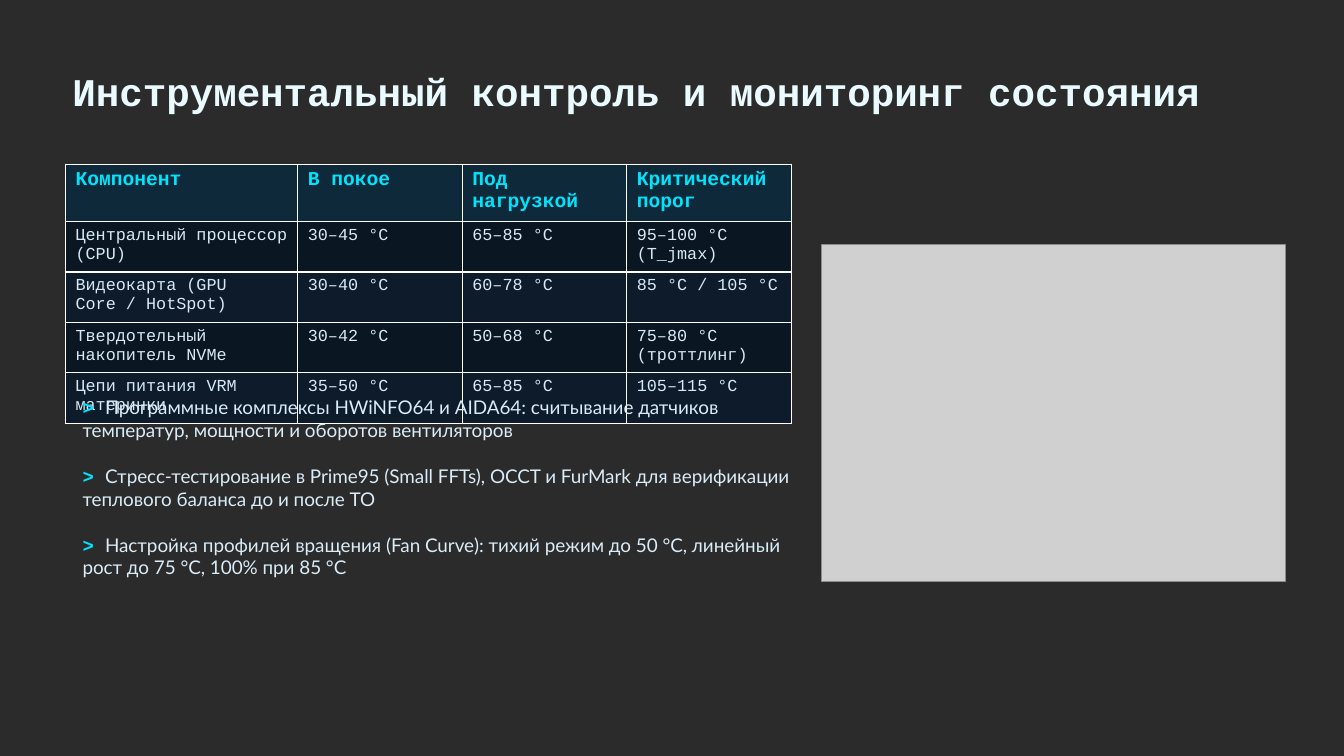
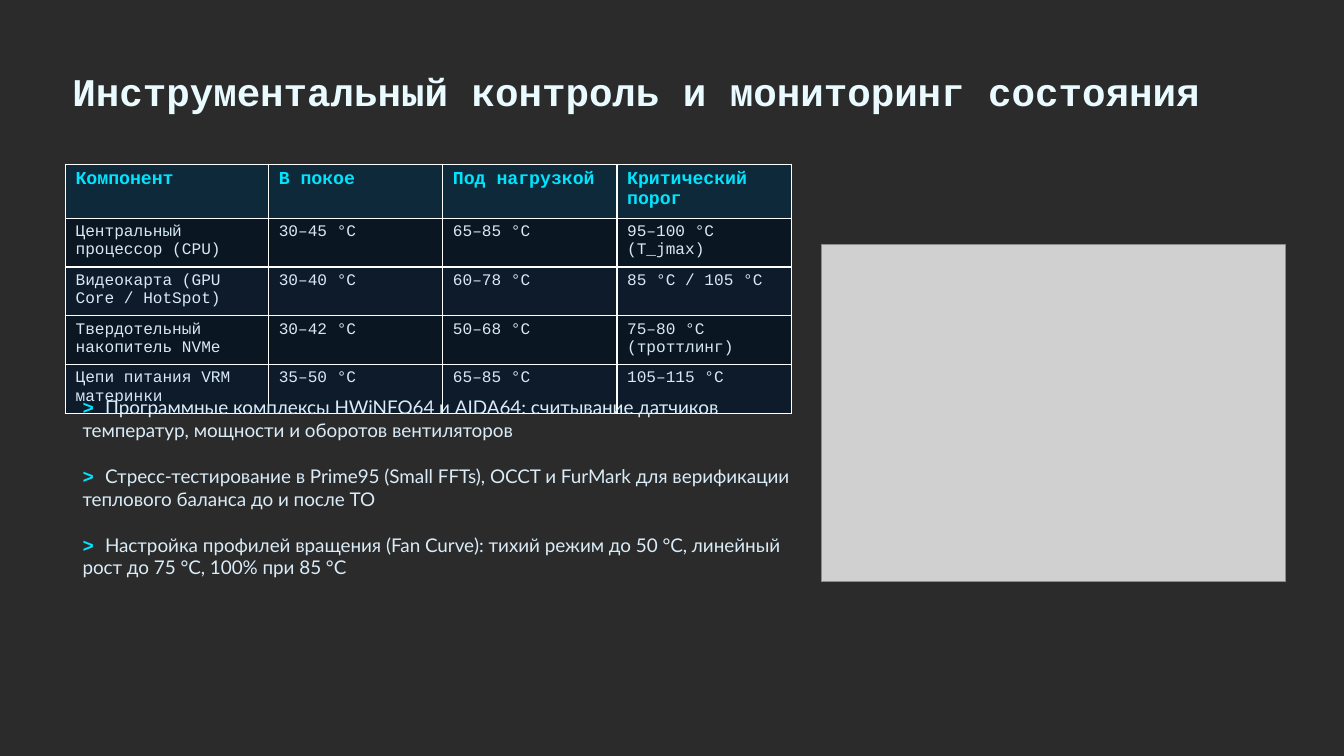
Before and after one commit to Danjar2005/Referat-Ovechka, a slide deck: slide 10 of ОВЧ-ЭКЗ/Итоговые работы/3952_Теддер_Д_ОхлаждениеКомпьютерныхСистем_Презентация.pptx. Drawn at 1344x756 pixels with LibreOffice and Linux fonts; fonts in the diff are those of the drawing; grey boxes stand for pictures; background and template pictures are left out; a plain dark background stands for a picture behind light text. Boxes give left, top, right and bottom in pixels: in the first picture for what was removed or moved away, otherwise in the second. Text is boxed around its words. In the diff, an @@ line names an element or a change of style, - is before the commit and + after.

```diff
--- a/ОВЧ-ЭКЗ/Итоговые работы/3952_Теддер_Д_ОхлаждениеКомпьютерныхСистем_Презентация.pptx
+++ b/ОВЧ-ЭКЗ/Итоговые работы/3952_Теддер_Д_ОхлаждениеКомпьютерныхСистем_Презентация.pptx
@@ table at (66, 164, 792, 410) @@
@@ size 14 to 13 pt in "Компонент", "В покое", "Под нагрузкой", "Критический порог" @@
@@ size 12 to 11.5 pt in "Центральный процессор (CPU)", "30–45 °C", "65–85 °C", "95–100 °C (T_jmax)" and 12 more places @@
```
Also in this commit, not shown: 3 other slides changed, 2 other files.
